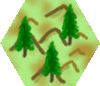
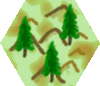
Before/after of a 100 × 86 layered artwork. What changed in the layer stack:
painted on "hex.jpg" over bbox(0, 0, 99, 86)
